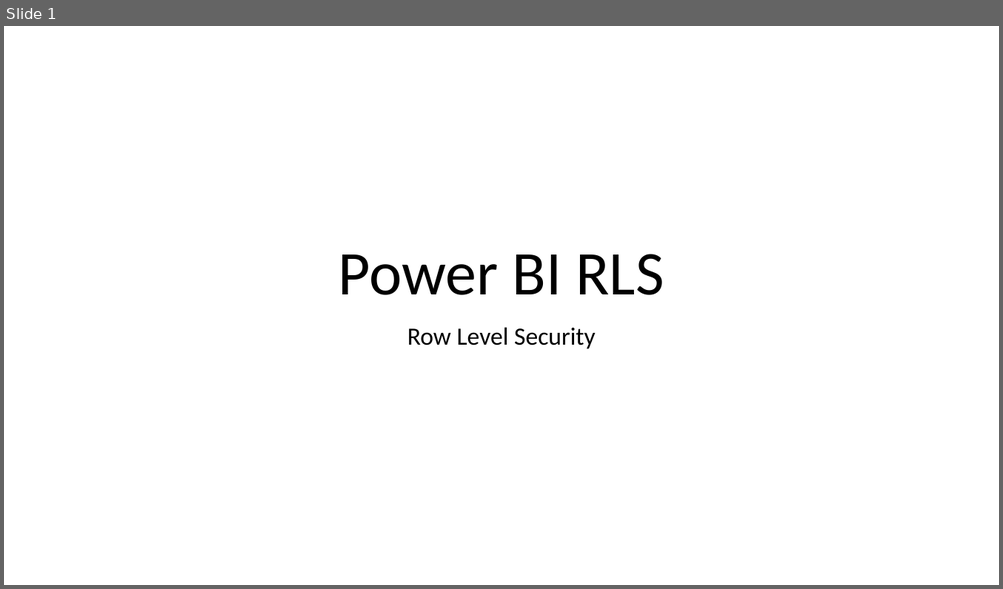
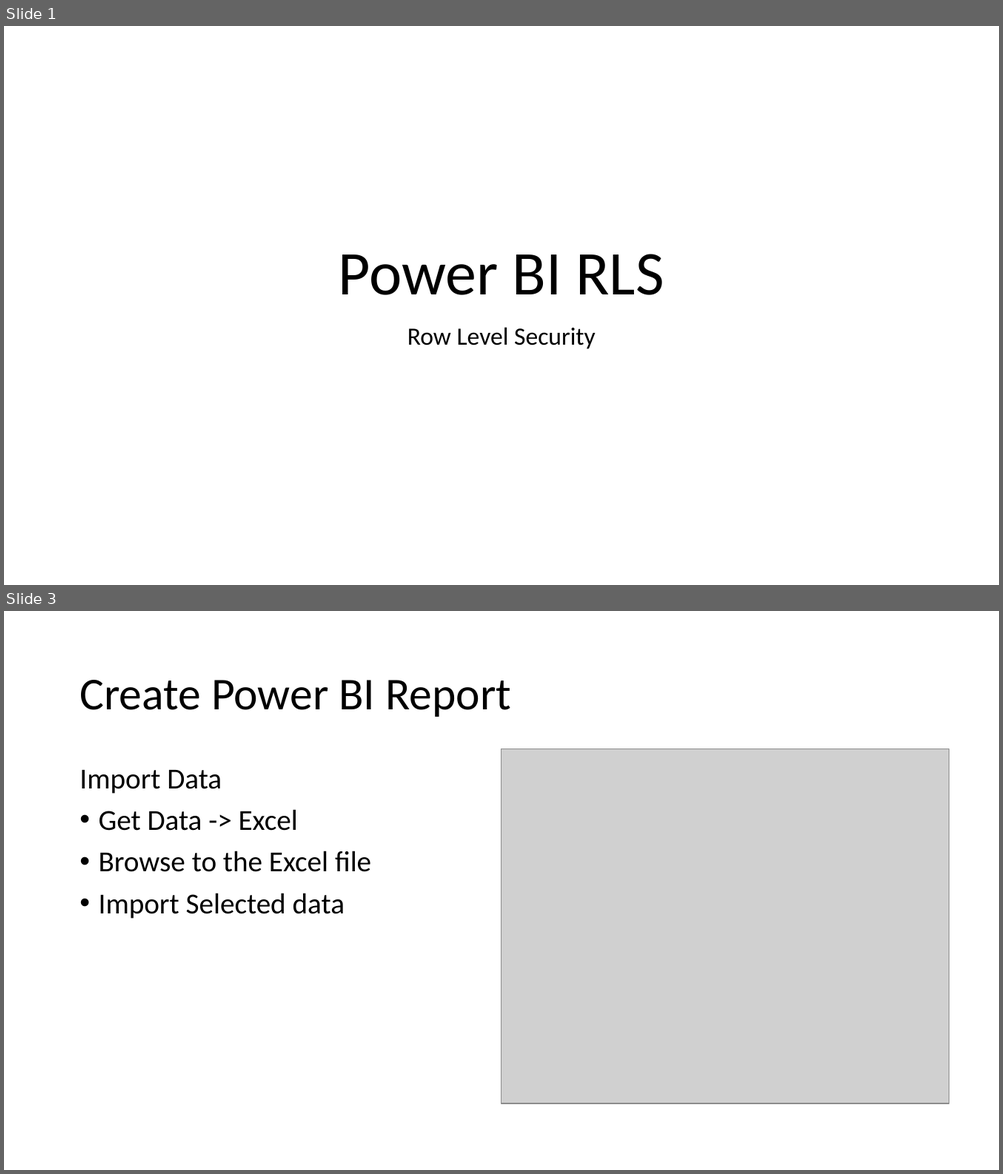
Before and after one commit to peterperov/PowerBIServer, a slide deck: Power BI Role Level Security.pptx. Shown one above the other, each under a label of ours: slide 1 before the commit, slides 1 and 3 after it; the slides between them are not shown. The pictures are 1003x589 and 1003x1174 pixels, drawn with LibreOffice and Linux fonts; fonts in the diff are those of the drawing; grey boxes stand for pictures. Boxes give left, top, right and bottom in pixels: in the first picture for what was removed or moved away, otherwise in the second. Text is boxed around its words. In the diff, an @@ line names an element or a change of style, - is before the commit and + after.

```diff
--- a/Power BI Role Level Security.pptx
+++ b/Power BI Role Level Security.pptx
@@ slide 3 added at (4, 611, 999, 1170), background #FFFFFF @@
@@ title added at (79, 680, 511, 717), 44 pt, text #000000 @@
+Create Power BI Report
@@ picture added at (502, 749, 949, 1104) @@
@@ text added at (79, 770, 371, 919), 28 pt, text #000000 @@
+Import Data
+• Get Data -> Excel
+• Browse to the Excel file
+• Import Selected data
```
Also in this commit, not shown: 1 slide changed, 14 other slides added.
